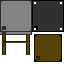
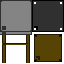
Layer changes from the first 64 × 64 image to the second:
painted on "Background" over (2, 41, 30, 63)
